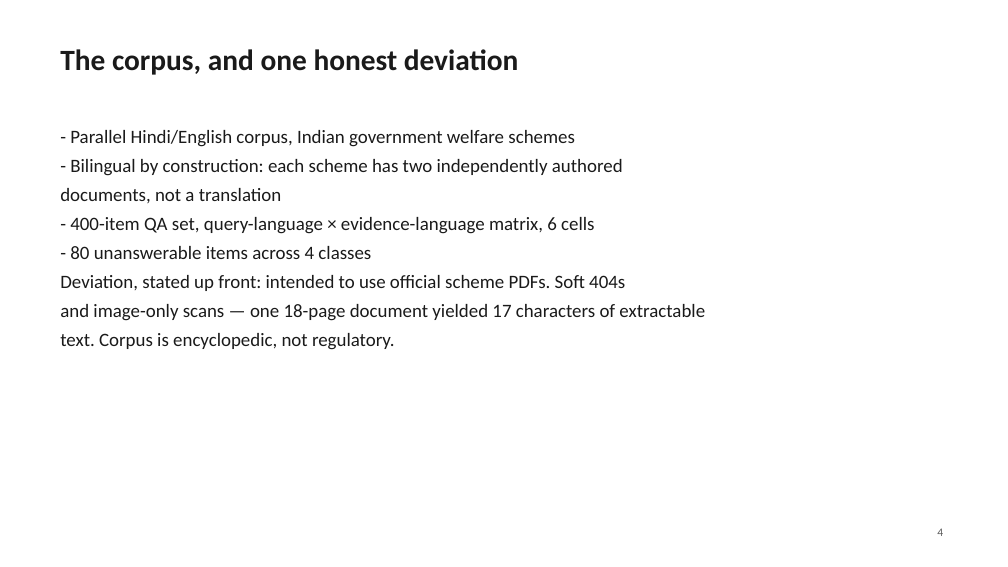
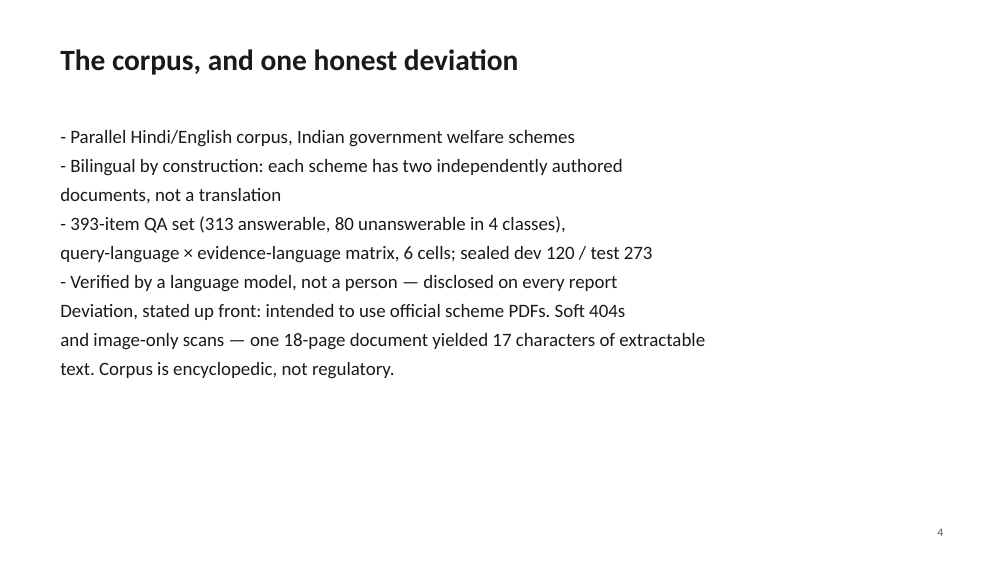
Before and after one commit to dhruvv1402/IndicRAG-QA, a slide deck: slide 4 of paper/IndicRAG-QA-slides.pptx. Drawn at 1008x567 pixels with LibreOffice and Linux fonts; fonts in the diff are those of the drawing. Boxes give left, top, right and bottom in pixels: in the first picture for what was removed or moved away, otherwise in the second. Text is boxed around its words. In the diff, an @@ line names an element or a change of style, - is before the commit and + after.

```diff
--- a/paper/IndicRAG-QA-slides.pptx
+++ b/paper/IndicRAG-QA-slides.pptx
@@ text at (60, 216, 653, 292): text changed @@
-- 400-item QA set, query-language × evidence-language matrix, 6 cells
-- 80 unanswerable items across 4 classes
+- 393-item QA set (313 answerable, 80 unanswerable in 4 classes),
+query-language × evidence-language matrix, 6 cells; sealed dev 120 / test 273
+- Verified by a language model, not a person — disclosed on every report
```
Also in this commit, not shown: 8 other slides changed, 6 other files.
